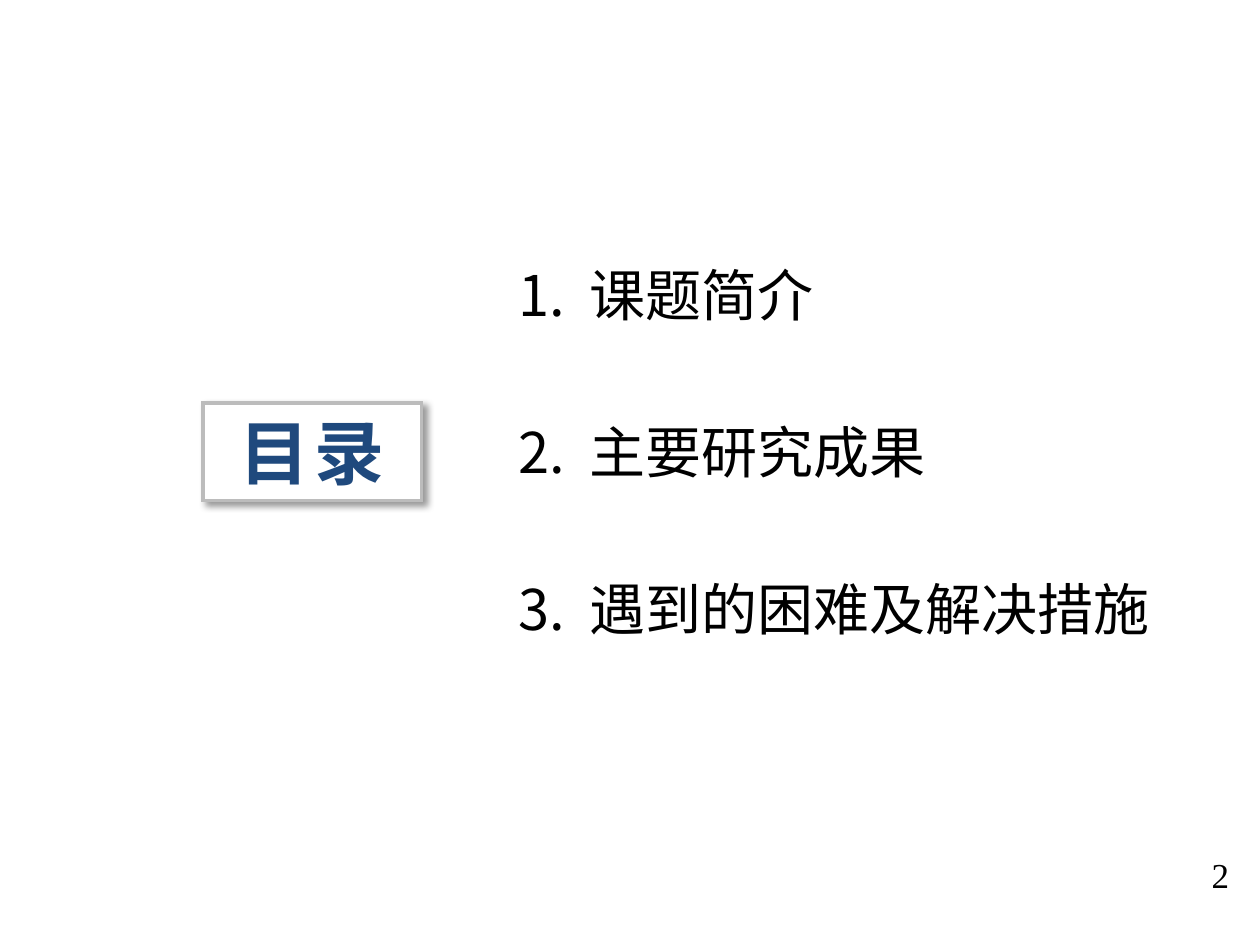
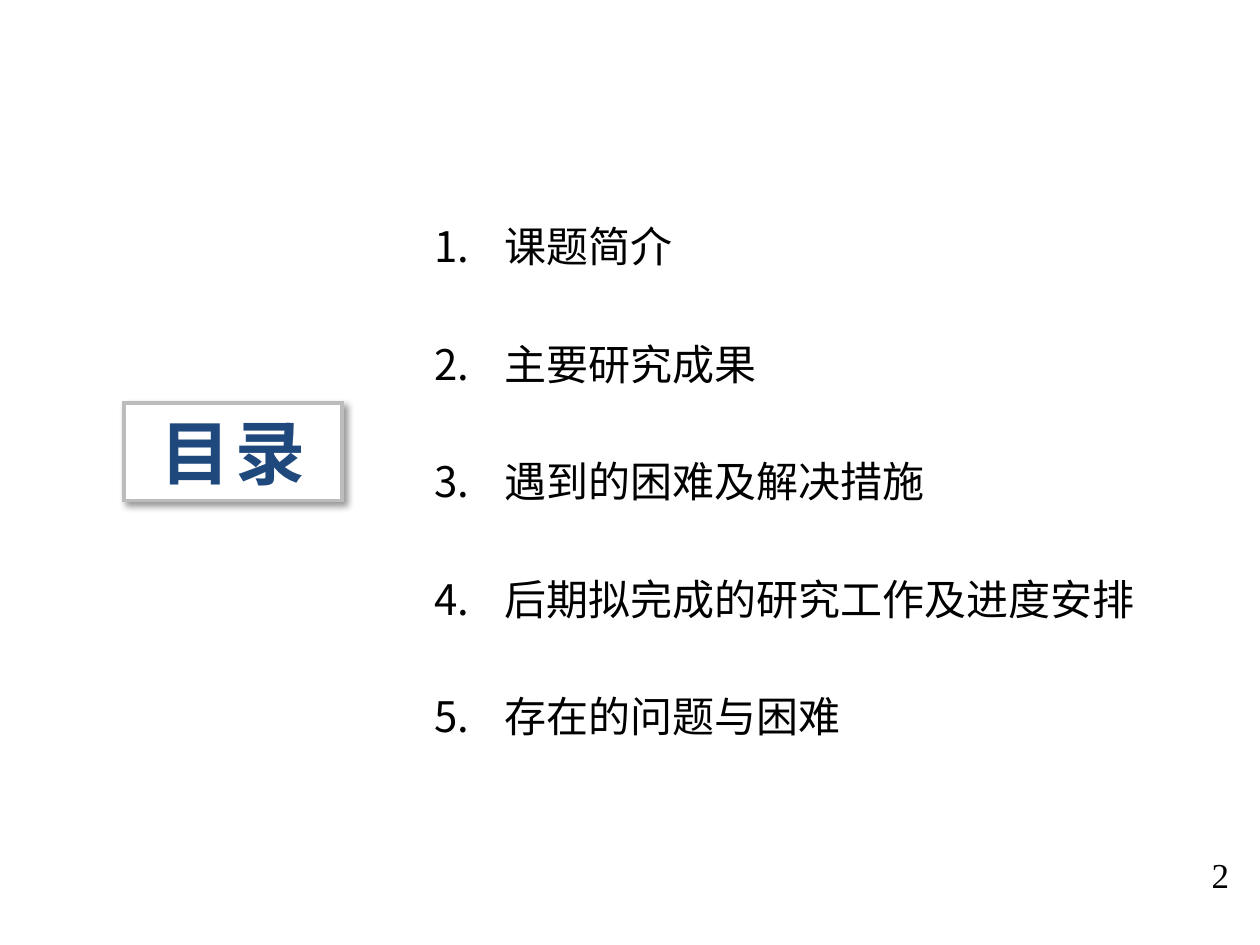
Before and after one commit to Apricot1024/GraduationProject, a slide deck: slide 2 of 2.中期/中期.pptx. Drawn at 1260x945 pixels with LibreOffice and Linux fonts; fonts in the diff are those of the drawing; background and template pictures are left out. Boxes give left, top, right and bottom in pixels: in the first picture for what was removed or moved away, otherwise in the second. Text is boxed around its words. In the diff, an @@ line names an element or a change of style, - is before the commit and + after.

```diff
--- a/2.中期/中期.pptx
+++ b/2.中期/中期.pptx
@@ text "课题简介" moved from (x1=589, y1=269, x2=1149, y2=635) to (x1=505, y1=226, x2=1135, y2=736) @@
@@ text at (x1=505, y1=226, x2=925, y2=501): size 32 to 24 pt in "课题简介", "主要研究成果", "遇到的困难及解决措施"; less space between paragraphs @@
@@ rectangle "目录" moved from (x1=203, y1=403, x2=421, y2=500) to (x1=123, y1=403, x2=341, y2=500) @@
@@ text at (x1=505, y1=579, x2=1135, y2=736): paragraphs added @@
+4. 后期拟完成的研究工作及进度安排
+5. 存在的问题与困难
```
Also in this commit, not shown: 5 other slides changed, 1 slide added, 21 other files.
